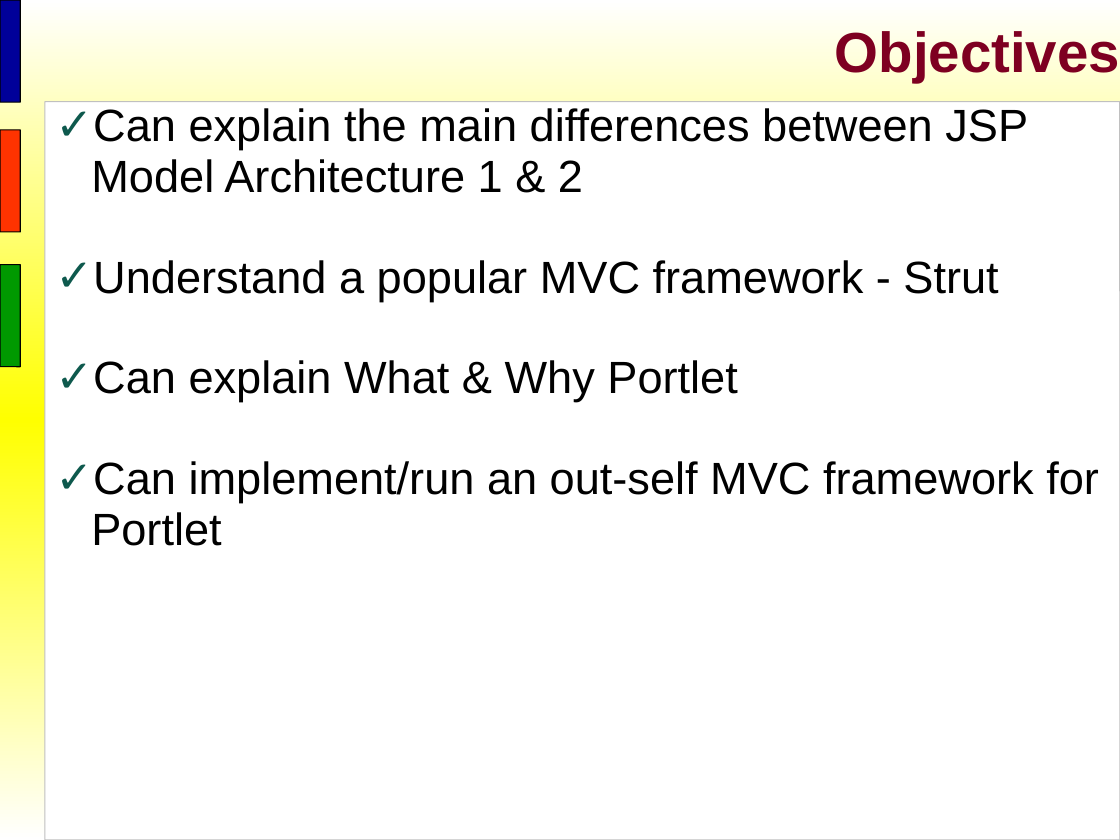
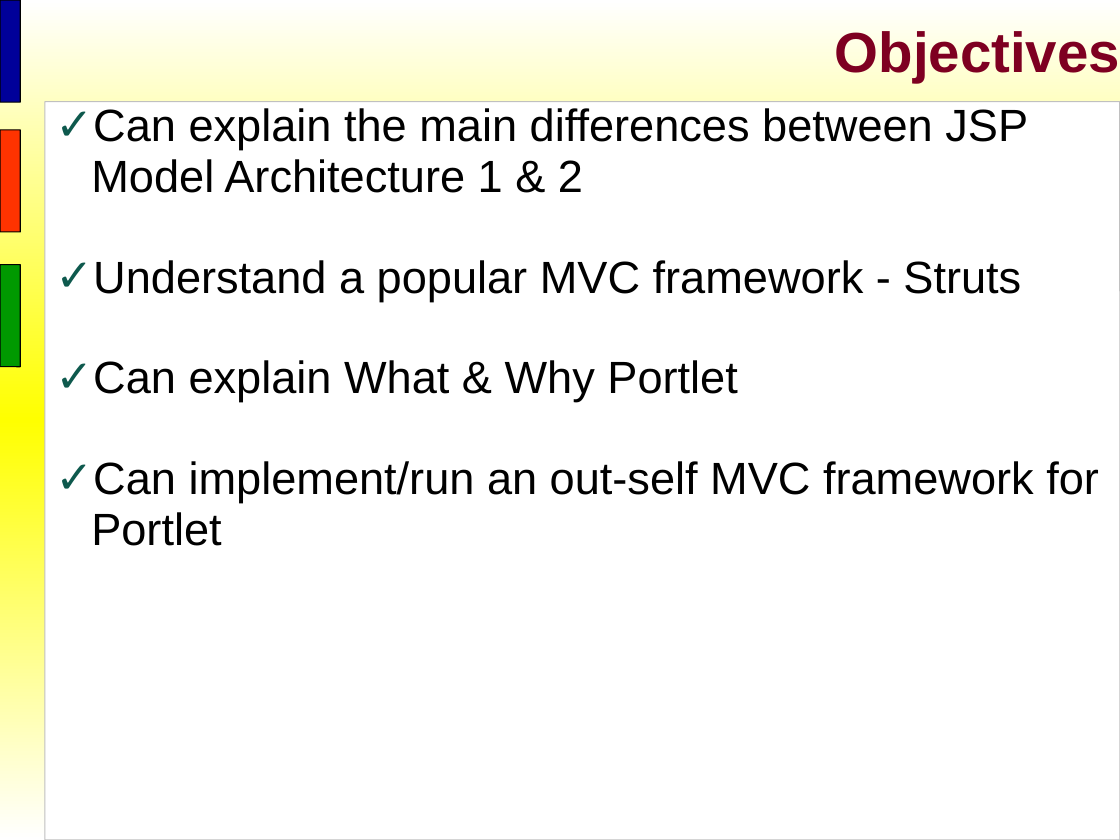
Before and after one commit to shindo59/open-ones, a slide deck: slide 3 of trunk/Training Material/MVC in Portlet/OOG_MVC in Portlet.odp. Drawn at 1120x840 pixels with LibreOffice and Linux fonts; fonts in the diff are those of the drawing; background and template pictures are left out. Boxes give left, top, right and bottom in pixels: in the first picture for what was removed or moved away, otherwise in the second. Text is boxed around its words. In the diff, an @@ line names an element or a change of style, - is before the commit and + after.

```diff
--- a/trunk/Training Material/MVC in Portlet/OOG_MVC in Portlet.odp
+++ b/trunk/Training Material/MVC in Portlet/OOG_MVC in Portlet.odp
@@ text at [93,260,1021,301]: text changed @@
-✓ Understand a popular MVC framework - Strut
+✓ Understand a popular MVC framework - Struts
```
Also in this commit, not shown: 5 slides added.
